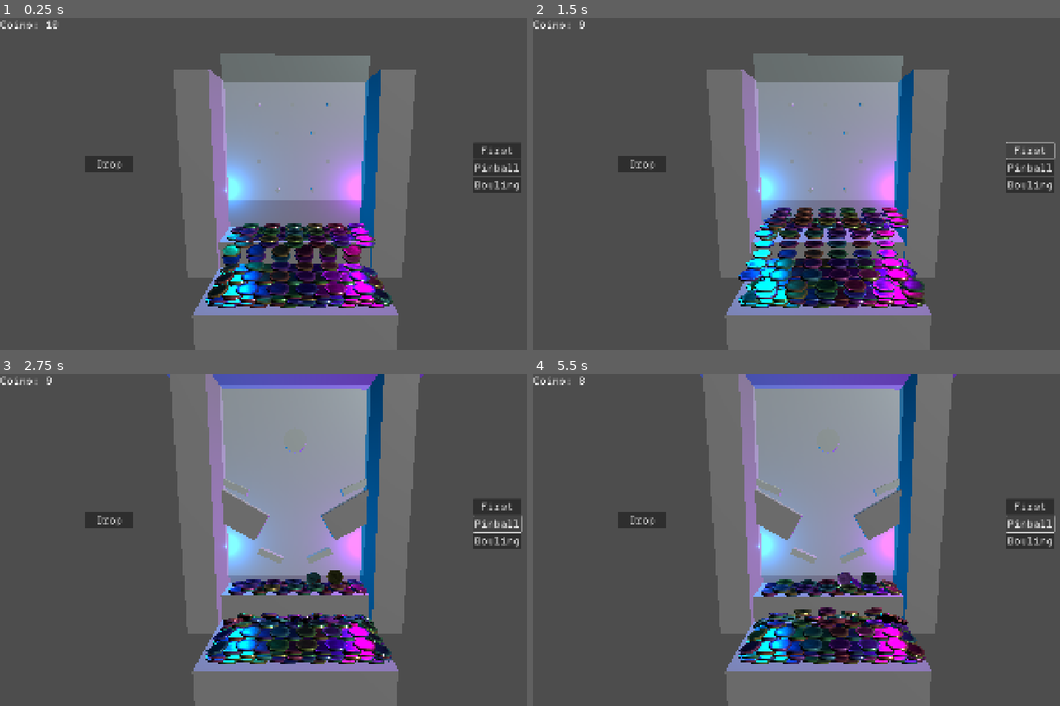
Above: before the commit, frames 1-4 (two rows, left to right).
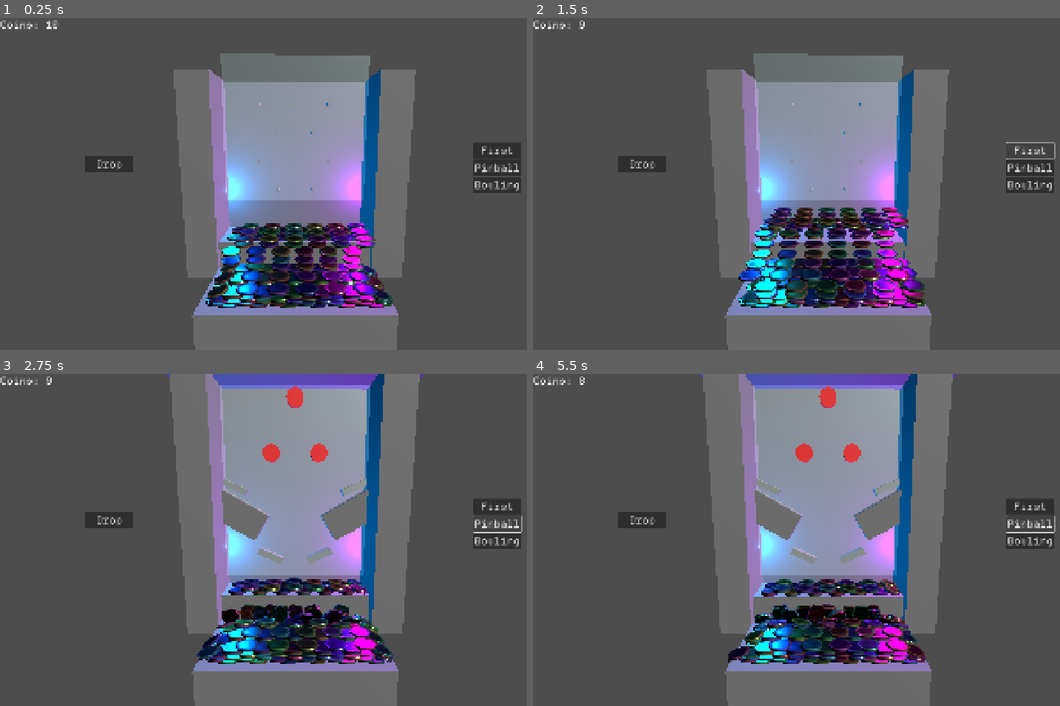
Above: after the commit, the same moments.

Repository: Samiser/coin-pusher
Game: Godot game, scene res://main.tscn
Two runs of this game, one before a commit and one after it. Both use one fixed random seed, a clock stepped at 60 frames per second and the inputs below. The engine's default icon, where the game draws it, is replaced by a stand-in: a white triangle on a blue panel in a dark square.
Inputs:
- Up to frame 1 (0.25 s): no input
- Up to frame 2 (1.5 s): click "Drop" at 0.5 s; click "First" at 1.25 s
- Up to frame 3 (2.75 s): click "Pinball" at 2 s
- Up to frame 4 (5.5 s): click "Bowling" at 2.75 s; click "Drop" at 3.5 s; click "First" at 4.25 s; click "Pinball" at 5 s

The runs differ from the first frame. In frame 1, 1.1% of the frame differs, in the area x 38-75%, y 62-88%; in frame 2, less than 0.1%; in frame 3, 3.0%, in the area x 37-75%, y 3-87%; in frame 4, 2.8%.

Commit message:
fucked up bumpers

Diff:
--- a/Objects/Coin/coin.tscn
+++ b/Objects/Coin/coin.tscn
@@ -6,7 +6,7 @@
 [ext_resource type="Texture2D" uid="uid://ch8etvnkccn32" path="res://Meshes/Coin/mesh_coin_2.png" id="4_1bl43"]
 
 [sub_resource type="PhysicsMaterial" id="PhysicsMaterial_d5gmh"]
-absorbent = true
+friction = 0.4
 
 [sub_resource type="CylinderShape3D" id="CylinderShape3D_6qpsl"]
 height = 0.0202394
@@ -74,7 +74,7 @@
 ao_texture = ExtResource("3_drevj")
 
 [node name="Coin" type="RigidBody3D" groups=["coin"]]
-mass = 0.01
+mass = 0.02
 physics_material_override = SubResource("PhysicsMaterial_d5gmh")
 continuous_cd = true
 script = ExtResource("1_6bv11")
--- a/Objects/MachineComponents/Bumper/Bumper.tscn
+++ b/Objects/MachineComponents/Bumper/Bumper.tscn
@@ -1,28 +1,40 @@
-[gd_scene load_steps=5 format=3 uid="uid://coe0tehdfyiny"]
+[gd_scene load_steps=7 format=3 uid="uid://coe0tehdfyiny"]
 
 [ext_resource type="Script" uid="uid://ciekyja42rhik" path="res://Objects/MachineComponents/Bumper/bumper.gd" id="1_4r7mt"]
 
+[sub_resource type="CylinderShape3D" id="CylinderShape3D_vxtij"]
+height = 0.0664063
+radius = 0.0810547
+
 [sub_resource type="PhysicsMaterial" id="PhysicsMaterial_pg04f"]
 friction = 0.0
-bounce = 1.0
+bounce = 0.8
+
+[sub_resource type="CylinderMesh" id="CylinderMesh_vxtij"]
+
+[sub_resource type="StandardMaterial3D" id="StandardMaterial3D_4r7mt"]
 
 [sub_resource type="CylinderShape3D" id="CylinderShape3D_4r7mt"]
 height = 0.0683594
-radius = 0.0864258
-
-[sub_resource type="CylinderMesh" id="CylinderMesh_vxtij"]
+radius = 0.0615234
 
 [node name="Bumper" type="Node3D"]
 script = ExtResource("1_4r7mt")
 
-[node name="StaticBody3D" type="StaticBody3D" parent="."]
+[node name="Area3D" type="Area3D" parent="."]
+transform = Transform3D(1, 0, 0, 0, -4.37114e-08, -1, 0, 1, -4.37114e-08, 0, 0, 0)
+
+[node name="CollisionShape3D" type="CollisionShape3D" parent="Area3D"]
+shape = SubResource("CylinderShape3D_vxtij")
+
+[node name="AnimatedBody3D" type="AnimatableBody3D" parent="."]
 transform = Transform3D(1, 0, 0, 0, -4.37114e-08, -1, 0, 1, -4.37114e-08, 0, 0, 0)
 physics_material_override = SubResource("PhysicsMaterial_pg04f")
 
-[node name="CollisionShape3D" type="CollisionShape3D" parent="StaticBody3D"]
+[node name="MeshInstance3D" type="MeshInstance3D" parent="AnimatedBody3D"]
+transform = Transform3D(0.119084, 0, 0, 0, 0.0209675, 0, 0, 5.55112e-17, 0.119084, 0, 0, 0)
+mesh = SubResource("CylinderMesh_vxtij")
+surface_material_override/0 = SubResource("StandardMaterial3D_4r7mt")
+
+[node name="CollisionShape3D" type="CollisionShape3D" parent="AnimatedBody3D"]
 shape = SubResource("CylinderShape3D_4r7mt")
-
-[node name="MeshInstance3D" type="MeshInstance3D" parent="StaticBody3D/CollisionShape3D"]
-transform = Transform3D(0.156839, 0, 0, 0, 0.0276153, 0, 0, 0, 0.156839, 0, 0, 0)
-mesh = SubResource("CylinderMesh_vxtij")
-skeleton = NodePath("../..")
--- a/Objects/MachineComponents/Bumper/bumper.gd
+++ b/Objects/MachineComponents/Bumper/bumper.gd
@@ -1,3 +1,39 @@
 extends Node3D
 
-@onready var collision_shape := $StaticBody3D/CollisionShape3D
+@onready var collision_shape := $Area3D
+@onready var animated_body : AnimatableBody3D = $AnimatedBody3D
+var material : StandardMaterial3D
+var tween : Tween
+var start_pos : Vector3
+var shake_amount := 0.02
+var shake_speed := 0.5
+
+func _ready() -> void:
+	collision_shape.connect("body_entered", _coin_hit)
+
+	start_pos = animated_body.position
+
+	var mesh := $AnimatedBody3D/MeshInstance3D
+	material = mesh.get_surface_override_material(0).duplicate()
+	material.albedo_color = Color.RED
+	mesh.set_surface_override_material(0, material)
+
+func _coin_hit(body:Node3D) -> void:
+	if !body.is_in_group("coin"):
+		return
+
+	print("wah hit a damn coin")
+
+	if(tween):
+		tween.kill()
+
+	tween = get_tree().create_tween()
+	tween.set_loops(10)
+	tween.tween_property(material, "albedo_color", Color.RED, 0.02).set_trans(Tween.TRANS_LINEAR)
+	tween.tween_property(material, "albedo_color", Color.DARK_RED, 0.02)
+
+	var offset := func() -> Vector3: return start_pos + Vector3(randi_range(-1, 1), randi_range(-1, 1), 0).normalized() * shake_amount
+	tween.tween_property(animated_body, "position", offset.call(), shake_speed).set_trans(Tween.TRANS_SPRING)
+
+	await tween.finished
+	animated_body.position = start_pos
--- a/Objects/Machines/PinballMachine/Flipper/Flipper.tscn
+++ b/Objects/Machines/PinballMachine/Flipper/Flipper.tscn
@@ -3,6 +3,7 @@
 [ext_resource type="Script" uid="uid://bbmff7ajsrcl0" path="res://Objects/Machines/PinballMachine/Flipper/flipper.gd" id="1_m8m2f"]
 
 [sub_resource type="PhysicsMaterial" id="PhysicsMaterial_m8m2f"]
+friction = 0.2
 
 [sub_resource type="BoxShape3D" id="BoxShape3D_ls7b3"]
 size = Vector3(0.198242, 0.0535889, 0.0800781)
--- a/Objects/Machines/PinballMachine/pinball_machine.tscn
+++ b/Objects/Machines/PinballMachine/pinball_machine.tscn
@@ -32,7 +32,13 @@
 script = ExtResource("1_maapw")
 
 [node name="Bumper" parent="." instance=ExtResource("3_273o6")]
-transform = Transform3D(1, 0, 0, 0, 1, 0, 0, 0, 1, 0, 1.05183, -0.405884)
+transform = Transform3D(1, 0, 0, 0, 1, 0, 0, 0, 1, 0, 1.33381, -0.405884)
+
+[node name="Bumper2" parent="." instance=ExtResource("3_273o6")]
+transform = Transform3D(1, 0, 0, 0, 1, 0, 0, 0, 1, -0.167, 0.969121, -0.406)
+
+[node name="Bumper3" parent="." instance=ExtResource("3_273o6")]
+transform = Transform3D(1, 0, 0, 0, 1, 0, 0, 0, 1, 0.166535, 0.969121, -0.406)
 
 [node name="CSGCombiner3D" type="CSGCombiner3D" parent="."]
 use_collision = true
